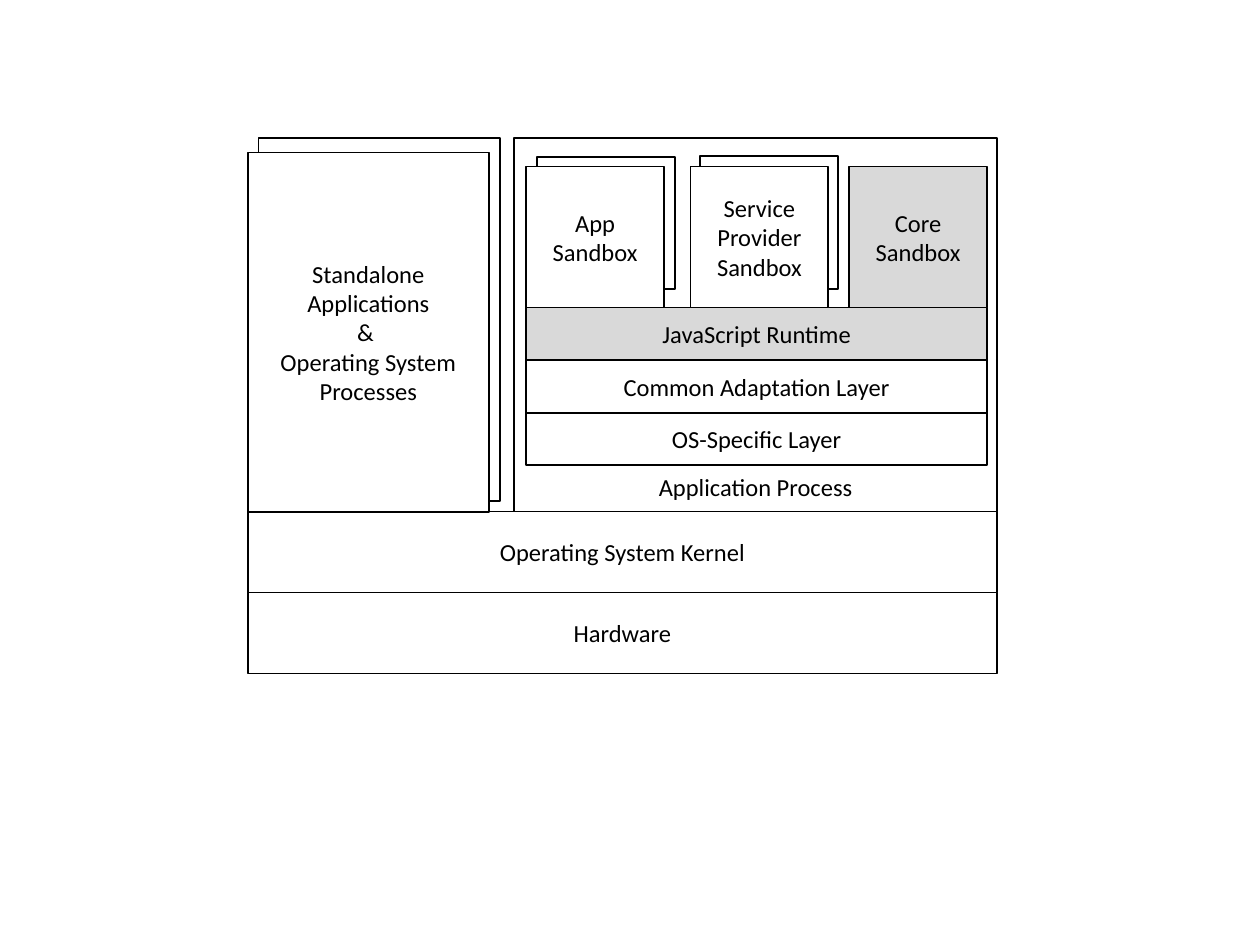
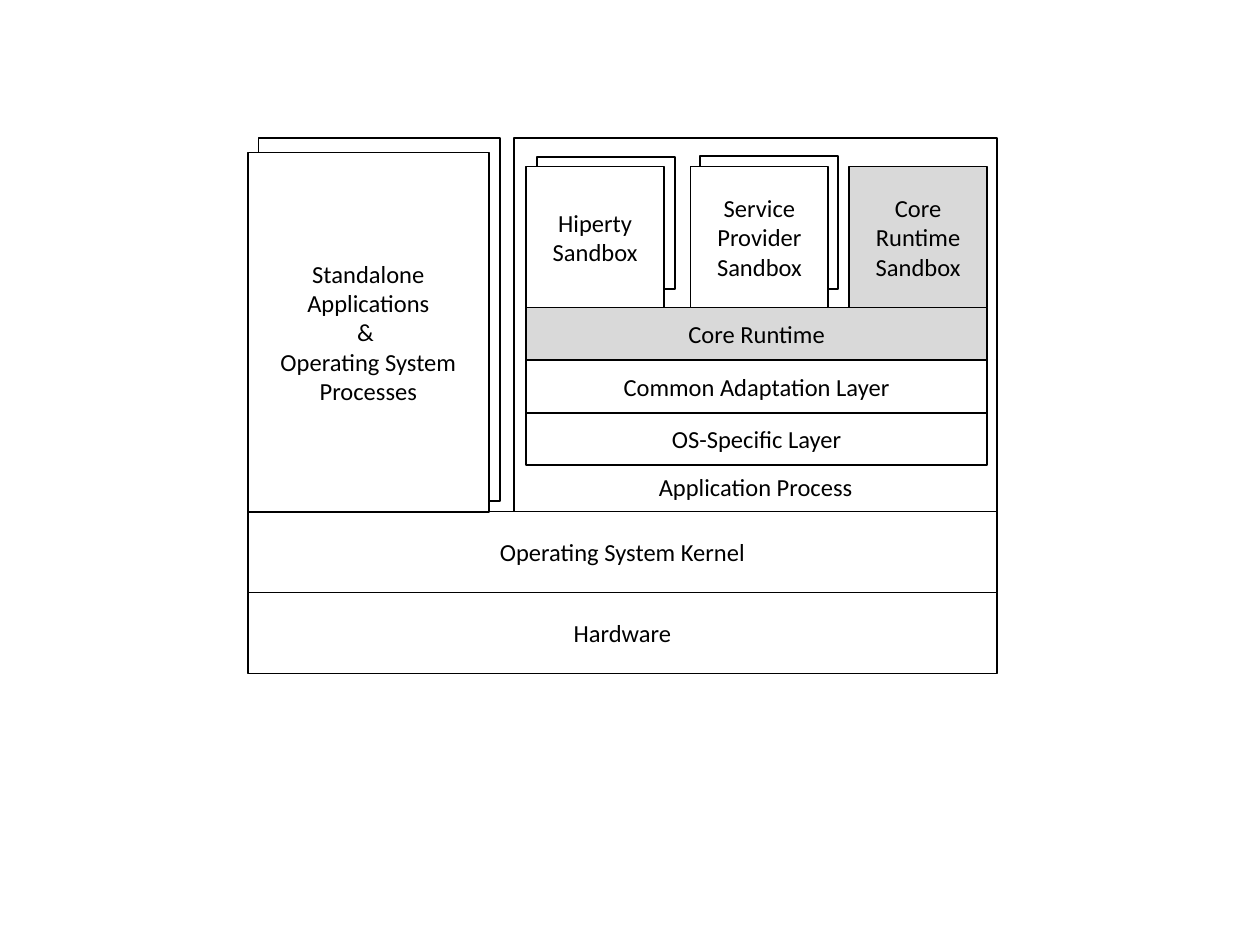
Before and after one commit to reTHINK-project/core-framework, a slide deck: slide 9 of docs/specs/runtime/securityanalysis_figs.pptx. Drawn at 1260x945 pixels with LibreOffice and Linux fonts; fonts in the diff are those of the drawing. Boxes give left, top, right and bottom in pixels: in the first picture for what was removed or moved away, otherwise in the second. Text is boxed around its words. In the diff, an @@ line names an element or a change of style, - is before the commit and + after.

Commit message:
updated figures, replaced application with hiperty as name, updated the powerpoint of figures as well

```diff
--- a/docs/specs/runtime/securityanalysis_figs.pptx
+++ b/docs/specs/runtime/securityanalysis_figs.pptx
@@ text in rectangle at bbox=[876, 201, 961, 276]: text changed @@
-Core Sandbox
+Core
+Runtime Sandbox
@@ text in rectangle at bbox=[558, 215, 632, 236]: text changed @@
-App
+Hiperty
@@ text in rectangle at bbox=[688, 326, 824, 343]: text changed @@
-JavaScript Runtime
+Core Runtime
```
Also in this commit, not shown: 1 other slide changed, 2 other files.
